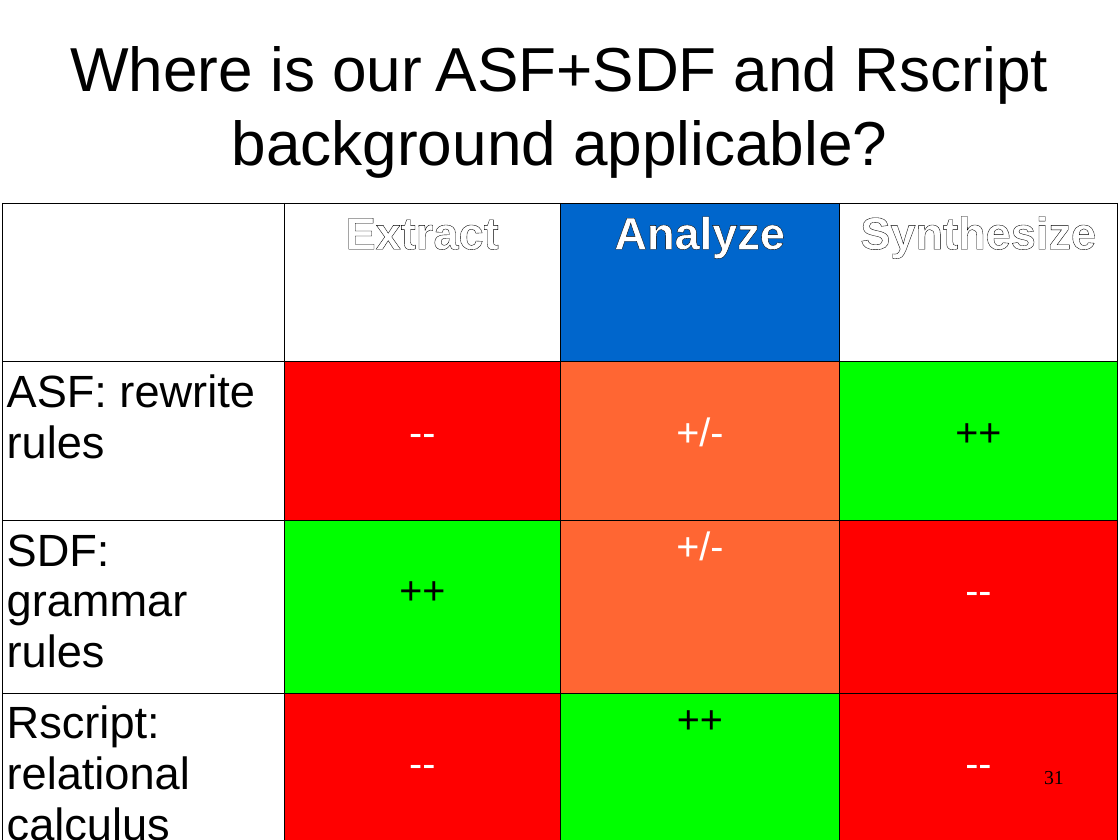
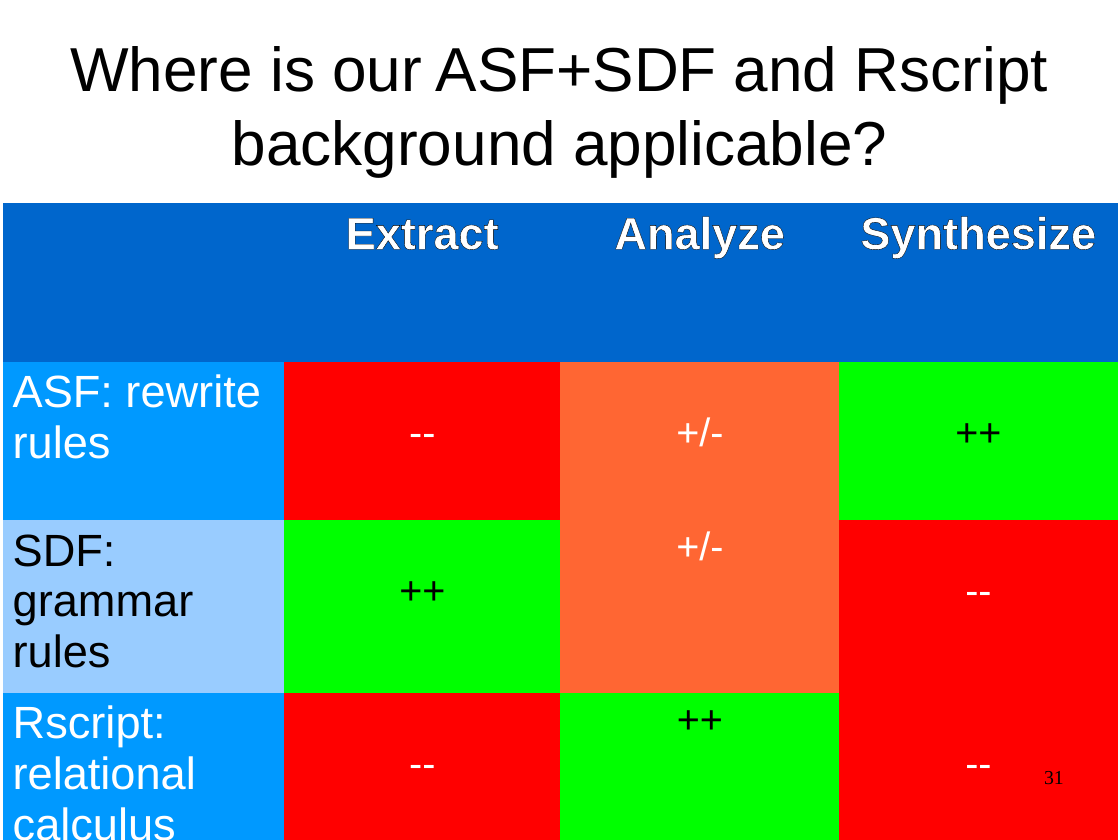
Before and after one commit to cwi-swat/meta-environment, a slide deck: slide 31 of meta-doc/analysis/rascal-slides/rascal-slides.odp. Drawn at 1120x840 pixels with LibreOffice and Linux fonts; fonts in the diff are those of the drawing; background and template pictures are left out. Boxes give left, top, right and bottom in pixels: in the first picture for what was removed or moved away, otherwise in the second. Text is boxed around its words. In the diff, an @@ line names an element or a change of style, - is before the commit and + after.

```diff
--- a/meta-doc/analysis/rascal-slides/rascal-slides.odp
+++ b/meta-doc/analysis/rascal-slides/rascal-slides.odp
@@ table at [3, 203, 1119, 840] @@
@@ fill none to #0066CC in 2 cells @@
@@ fill none to #0099FF in 2 cells @@
@@ fill none to #99CCFF in row 3, column 1 @@
@@ text colour #000000 to #FFFFFF in "ASF: rewrite rules", "Rscript: relational calculus" @@
@@ borders changed @@
```
Also in this commit, not shown: 12 other slides changed, 4 other files.
